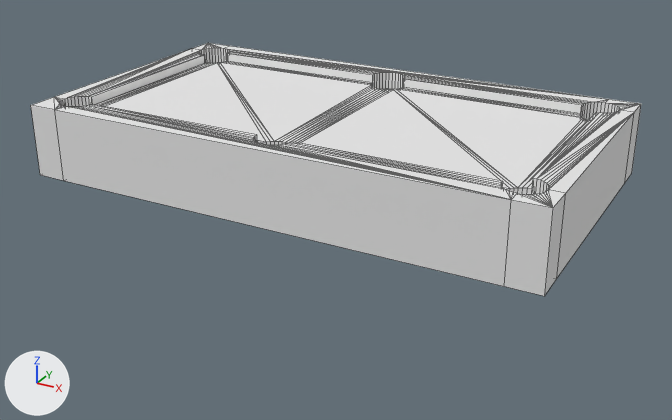
Two versions of the OBJ model Content/Models/Pool_Table.obj, one commit apart.
Both versions are drawn from a camera (50 mm lens) standing at (92.4, -168.3, 75.4) and looking at (1.4, -2.9, -7.3). Lighting does not change. The marker at lower left points along +X, +Y and +Z. Mesh edges are drawn as thin lines. Where no turn or scale is listed for an object, it has been applied to the vertices.

The older version as bpy lines, for what is in view:
```python
me_pool_table = bpy.data.meshes.new('Pool_Table')
me_pool_table.from_pydata(...)  # 436 vertices, 663 faces; spans x -57.0..57.0, y -32.0..32.0, z 0.0..16.0
me_pool_table.materials.append(mat_initialshadinggroup)  # white #e7e7e7
ob_pool_table = bpy.data.objects.new('Pool_Table', me_pool_table)
ob_pool_table.location = (0.0, 0.0, 0.0)
```
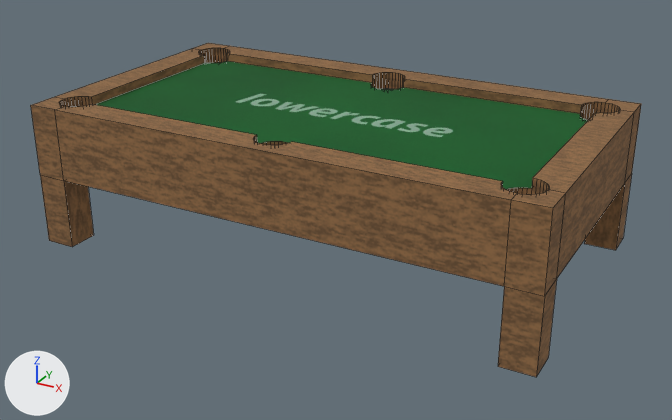
The newer file is also turned or shifted as a whole; pictures and numbers use the older file's frame.

Scene script edits in JSON lines:
```json
{"op": "add", "block": "img_tabel_texture_psd", "code": ["img_tabel_texture_psd = load_image('Tabel_Texture.psd', '../Textures/Tabel_Texture.png', 1024, 1024, 'sRGB')"]}
{"op": "add", "block": "mat_pcube9sg", "code": ["mat_pcube9sg = principled_material('pCube9SG')", "mat_pcube9sg.texture = img_tabel_texture_psd", "mat_pcube9sg.roughness = 1.0"]}
{"block": "me_pool_table", "where": "# used by ob_pool_table; location = (0.0, 0.0, 0.0)"}
{"op": "remove", "block": "me_pool_table", "code": "me_pool_table.from_pydata(...)  # 436 vertices, 663 faces; spans x -57.0..57.0, y -32.0..32.0, z 0.0..16.0"}
{"op": "add", "block": "me_pool_table", "code": "me_pool_table.from_pydata(...)  # 452 vertices, 436 faces; spans x -57.0..57.0, y -32.0..32.0, z -16.0..16.0"}
{"block": "me_pool_table", "change": "me_pool_table part 1"}
{"block": "me_pool_table", "change": "270 faces are deleted"}
{"block": "me_pool_table", "change": "16 new vertices lie (0.0, 0.0, -16.0) away from vertices in x -57.0..57.0, y -32.0..32.0, z 0.0"}
{"block": "me_pool_table", "change": "43 new faces join them"}
{"block": "me_pool_table", "change": "me_pool_table part 2: 393 faces spanning x -57.0..57.0, y -32.0..32.0, z 0.0..16.0 switch from mat_initialshadinggroup (white #e7e7e7) to mat_pcube9sg (picture img_tabel_texture_psd)"}
```

Location of each change, [x1, y1, x2, y2] in pixels of the pictures (672 x 420 px):
```json
{"object": "Pool_Table", "change": "reshaped", "before": [31, 43, 641, 296], "after": [31, 43, 641, 377], "on screen": "32% taller"}
{"part": 1, "of": "me_pool_table", "change": "cut back", "before": [32, 43, 641, 208], "after": [32, 43, 641, 377]}
{"part": 2, "of": "me_pool_table", "change": "recoloured", "before": [31, 48, 641, 296], "after": [31, 48, 641, 296], "on screen": "grey to brown"}
```
